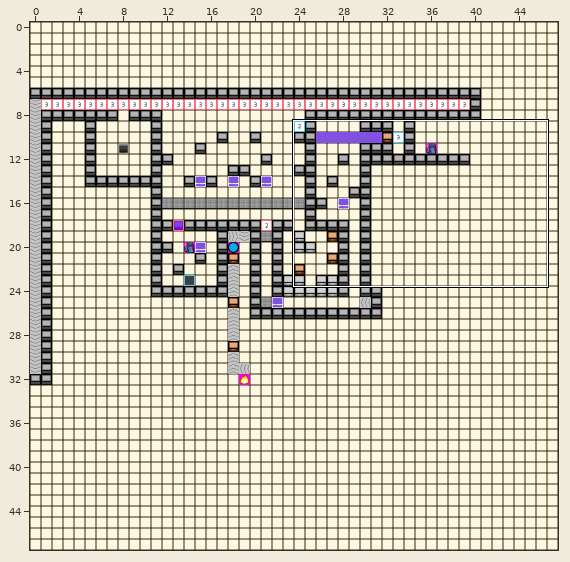
Tiled map, stored at Output/Raw Levels/Ice Blocks.tmx. The first picture is a wide view before the edit; the outline marks the close-up.
Close-up. The starting point:
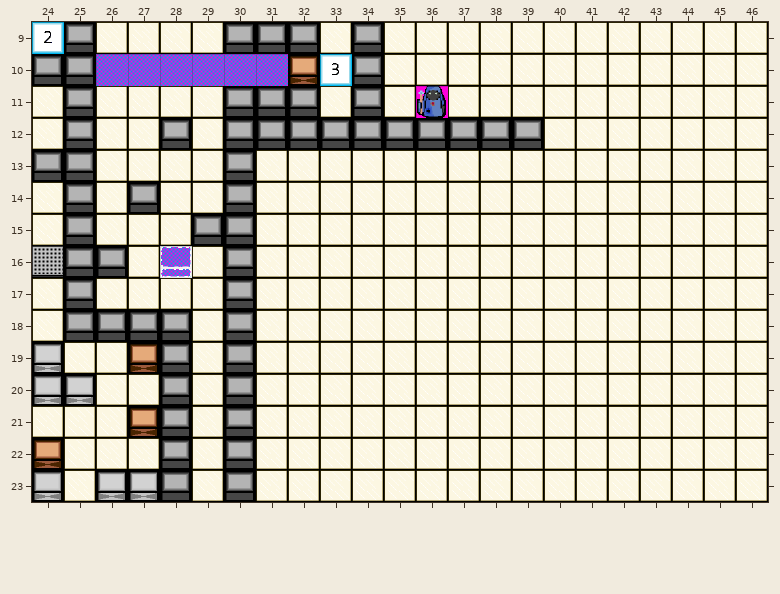
Cells are 48x48 px. Shown: x 24..46, y 9..23. The commit also changed other parts of the map, which this record leaves out.
The same view after the edit:
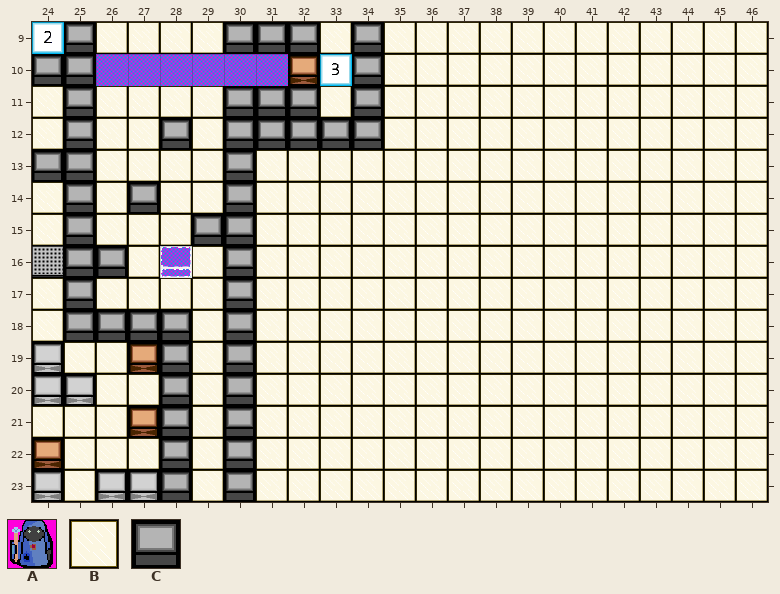
Key: from "Objects": A 3 "persons1"; from "Terrain": B 2 "tile", C 3 "wallbase".
_ is an empty cell.
Changes in this commit:
{"where": "layer \"Map\""}
{"y":12,"x":35,"old":"CCCCC","new":"BBBBB"}
{"where": "layer \"Objects\""}
{"y":11,"x":36,"old":"A","new":"_"}
